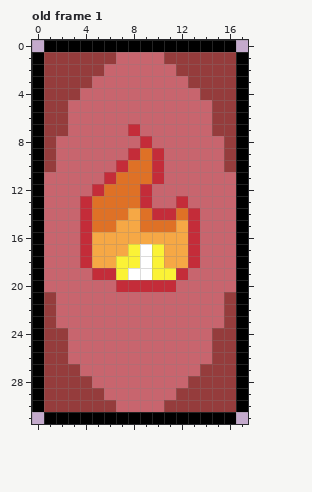
Pixel-art file: Graphics/fire_card.aseprite. Above: the version before the commit.
18x32 pixels, 1 frame. Shown: old frame 1. The commit also changed other frames, which this record leaves out.
Once edited:
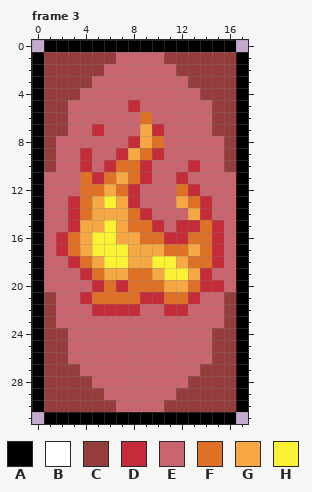
Palette (. is transparent): A #000000  B #ffffff  C #953c3c  D #c42c39  E #c8656e  F #df7126  G #f6a845  H #fbf236
A new or re-ordered frame is compared with the old frame closest to it.
Difference:
frames 1 -> 3
layer "Layer 2" added
--- frame 3 is new; against old frame 1, layers "Layer 2", "Layer 1"
@@ x 0..17 @@
  4 ACCCEEEEEEEEEECCCA
- 5 ACCEEEEEEEEEEEECCA
- 6 ACCEEEEEEEEEEEECCA
- 7 ACCEEEEEDEEEEEECCA
- 8 ACEEEEEEEDEEEEEECA
- 9 ACEEEEEEDFDEEEEECA
-10 ACEEEEEDFFDEEEEECA
-11 AEEEEEDFFFDEEEEEEA
-12 AEEEEDFFFDEEEEEEEA
-13 AEEEDFFFFDEEDEEEEA
-14 AEEEDFFFGFDDFDEEEA
-15 AEEEDFFGGFFFGDEEEA
-16 AEEEDGGGGGGGGDEEEA
-17 AEEEDGGGHBHGGDEEEA
-18 AEEEDGGHHBHGGDEEEA
-19 AEEEEDDHBBHHDEEEEA
-20 AEEEEEEDDDDDEEEEEA
-21 ACEEEEEEEEEEEEEECA
-22 ACEEEEEEEEEEEEEECA
+ 5 ACCEEEEEDEEEEEECCA
+ 6 ACCEEEEEEFEEEEECCA
+ 7 ACCEEDEEEGDEEEECCA
+ 8 ACEEEEEEDGFEEEEECA
+ 9 ACEEDEEDGFDEEEEECA
+10 ACEEDEDFFDEEEDEECA
+11 AEEEFDFGFDEEDEEEEA
+12 AEEEFFGFDEEEFDEEEA
+13 AEEDFGHGDEEEGFDEEA
+14 AEEDFGGGFDEEEGDEEA
+15 AEEDGGHGFFDEDDFDEA
+16 AEDFGHHGGFFDDFFDEA
+17 AEDFGHHHGGGFFGFDEA
+18 AEEDFGHHGGHHGFFDEA
+19 AEEEDFGGFFGHHGDEEA
+20 AEEEEDFDFFFGGFDDEA
+21 ACEEDFFFFDDFFDEECA
+22 ACEEEDDDDEEDDEEECA
 23 ACEEEEEEEEEEEEEECA
